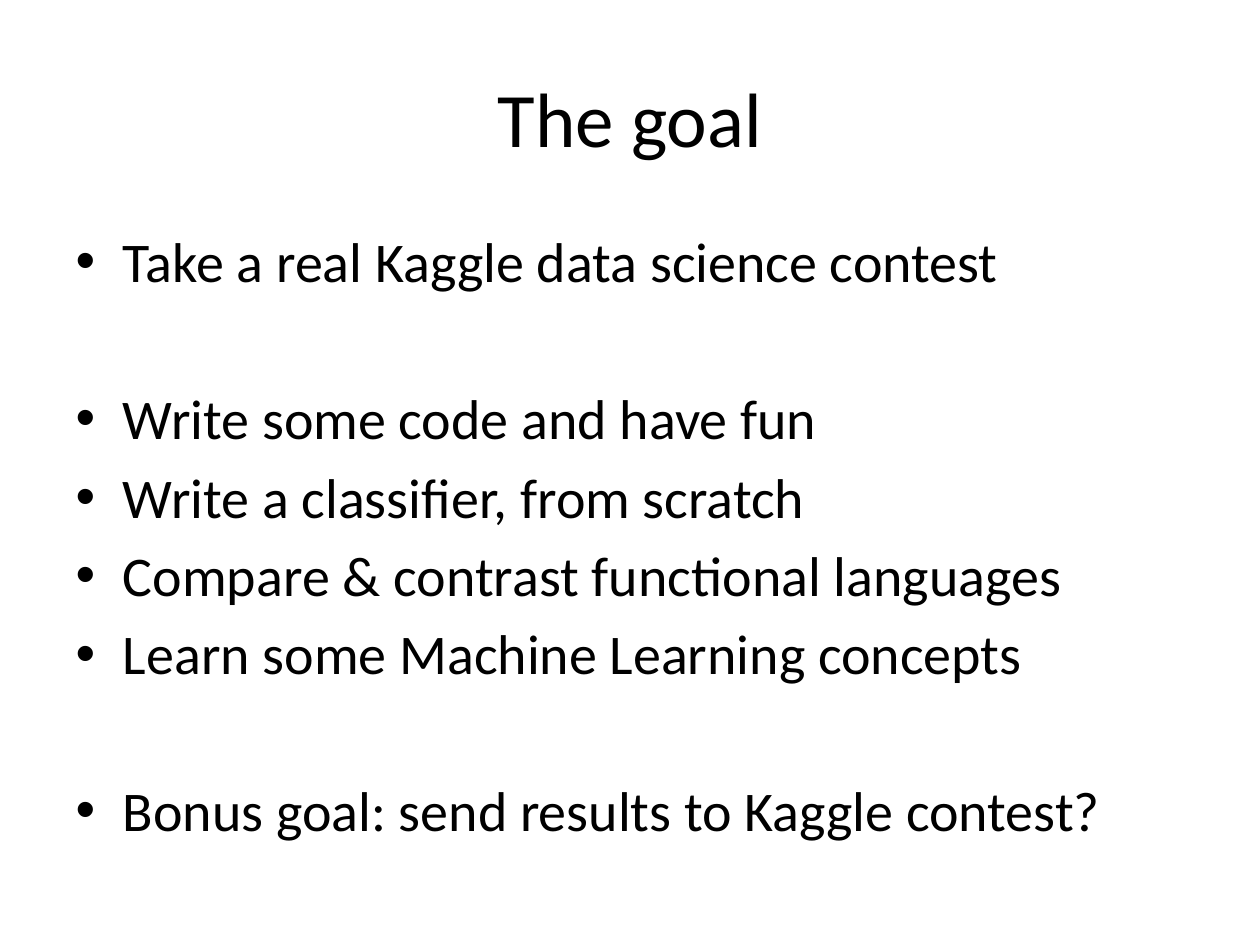
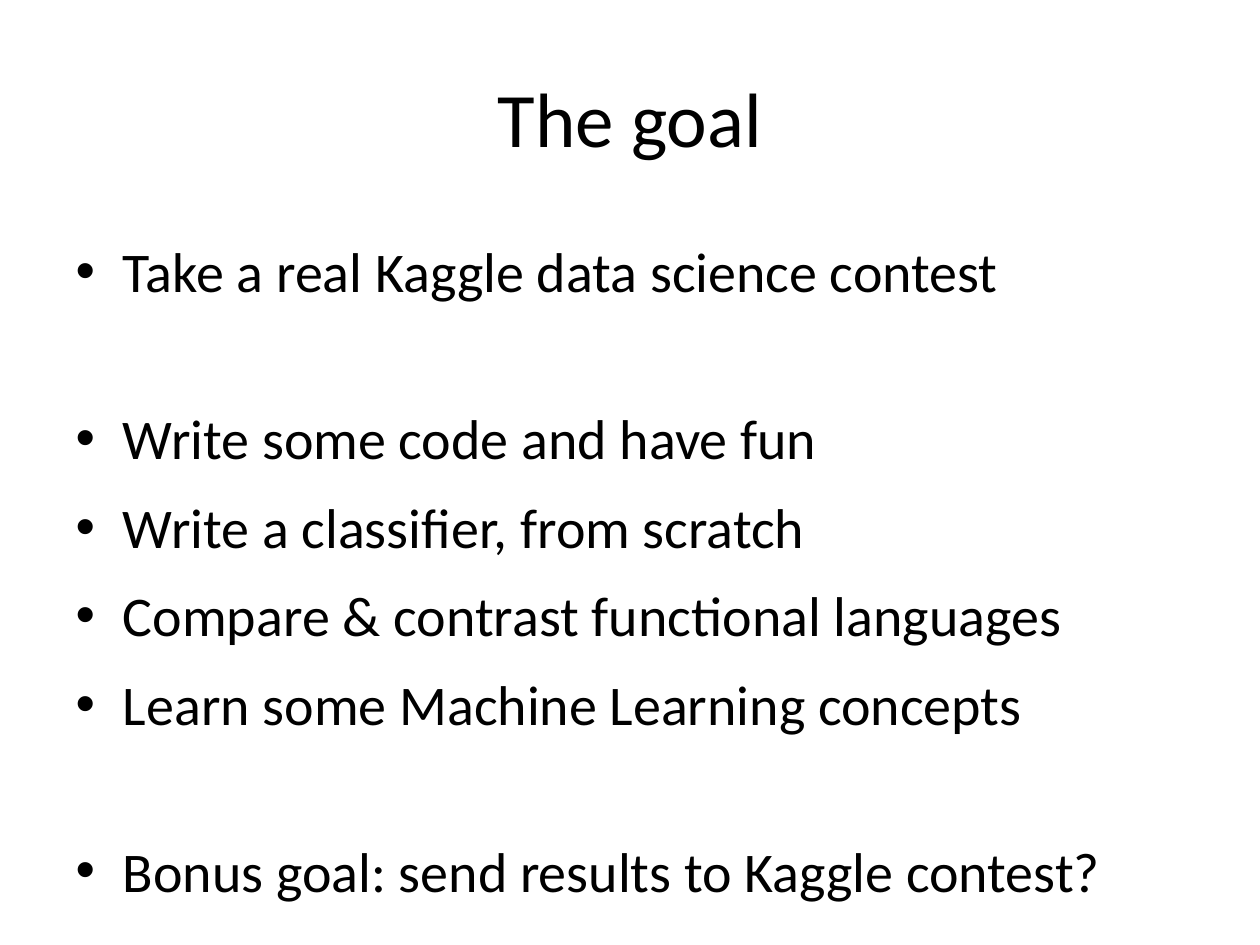
Before and after one commit to strangeloop/lambdajam2013, a slide deck: slide 2 of jams/learning/Machine Learning Jam.pptx. Drawn at 1260x945 pixels with LibreOffice and Linux fonts; fonts in the diff are those of the drawing. Boxes give left, top, right and bottom in pixels: in the first picture for what was removed or moved away, otherwise in the second. Text is boxed around its words. In the diff, an @@ line names an element or a change of style, - is before the commit and + after.

```diff
--- a/jams/learning/Machine Learning Jam.pptx
+++ b/jams/learning/Machine Learning Jam.pptx
@@ text "Take a real Kaggle data ..." at (123,253,1100,902): line spacing 1 to 1.15 @@
```
Also in this commit, not shown: 15 other slides changed, 4 slides added, 1 slide removed, 1 other file.
